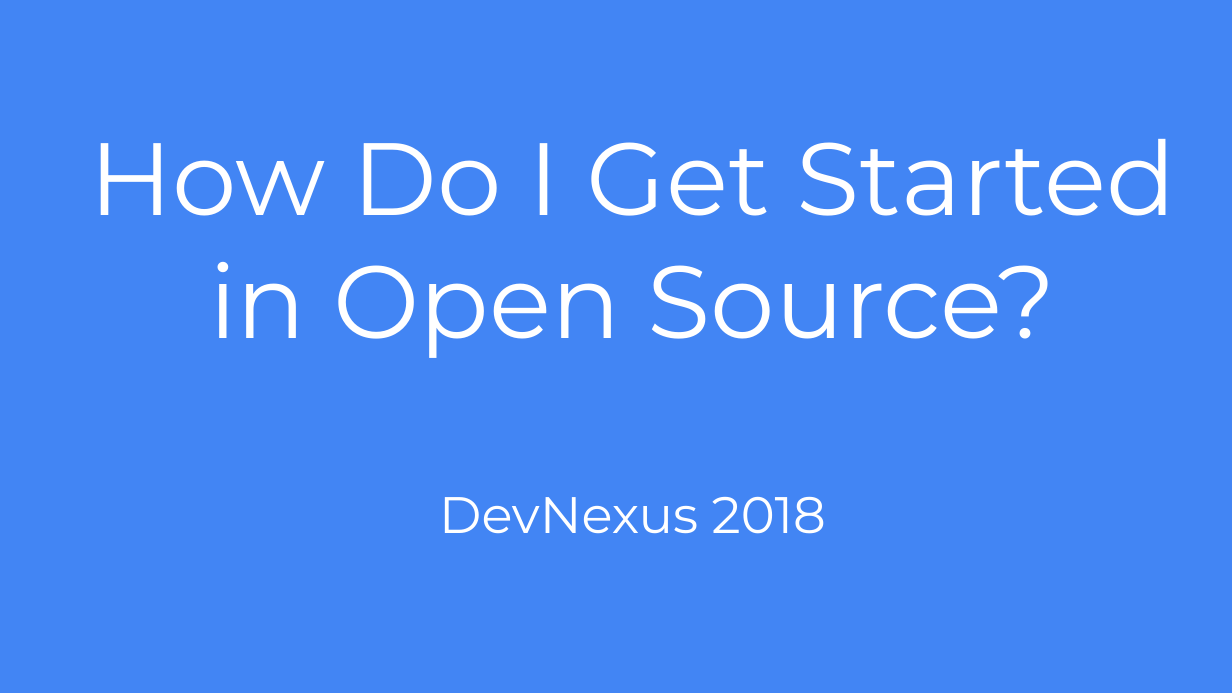
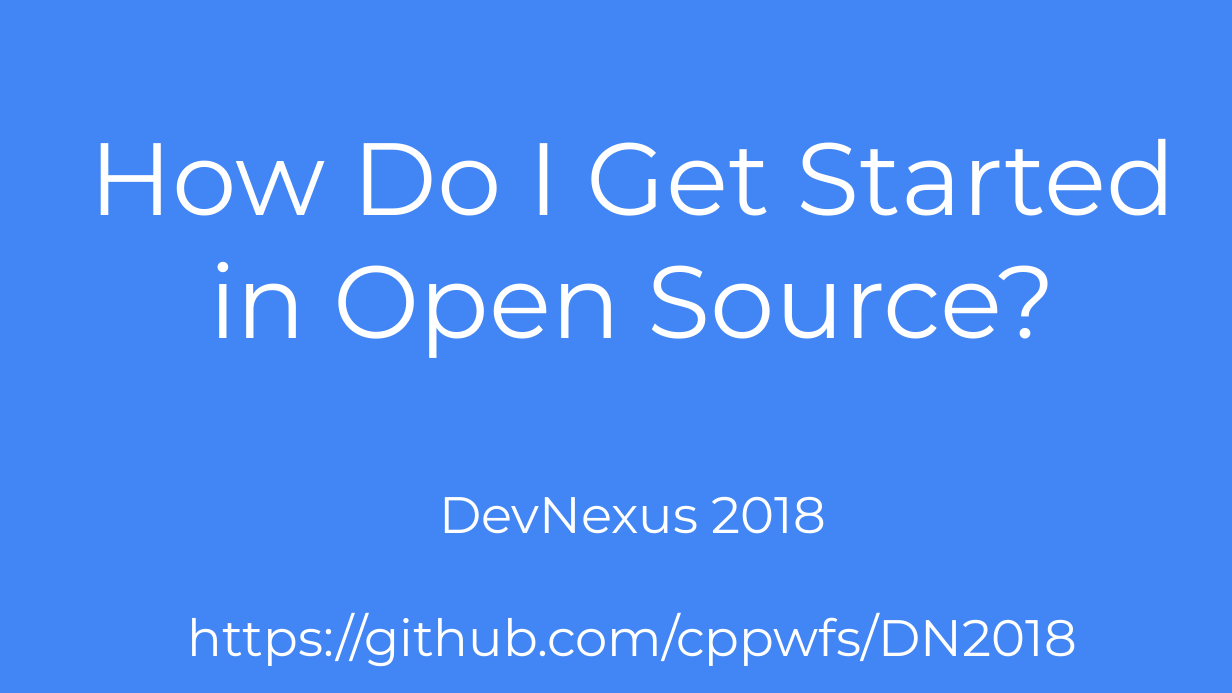
Before and after one commit to cppwfs/DN2018, a slide deck: slide 1 of How do I get started in Open Source.pptx. Drawn at 1232x693 pixels with LibreOffice and Linux fonts; fonts in the diff are those of the drawing; background and template pictures are left out. Boxes give left, top, right and bottom in pixels: in the first picture for what was removed or moved away, otherwise in the second. Text is boxed around its words. In the diff, an @@ line names an element or a change of style, - is before the commit and + after.

```diff
--- a/How do I get started in Open Source.pptx
+++ b/How do I get started in Open Source.pptx
@@ text at bbox=[188, 613, 1077, 666]: paragraph added @@
+https://github.com/cppwfs/DN2018
```
Also in this commit, not shown: 7 other slides changed, 5 slides added.
